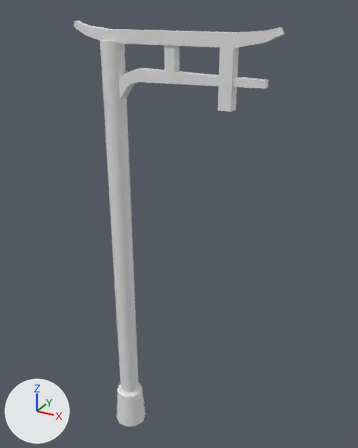
The OBJ model game/assets/streetlamp.obj as it was, and as the next commit left it.
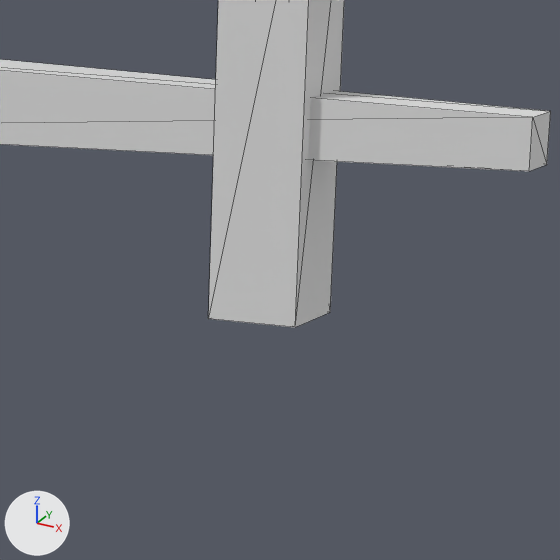
Each version appears first whole from a 50 mm lens placed at (0.985, -1.88, 1.252), pointed at (-0.098, 0.089, 0.267), and next in a close-up on the part from 52% to 75% of the width and 14% to 33% of the height. Every picture has the same lights, and +X, +Y and +Z are marked at lower left. The close-ups show mesh edges as thin lines. Where no turn or scale is listed for an object, it has been applied to the vertices.

The first close-up shows 'Japanese_Streetlamp_Cylinder.001'.
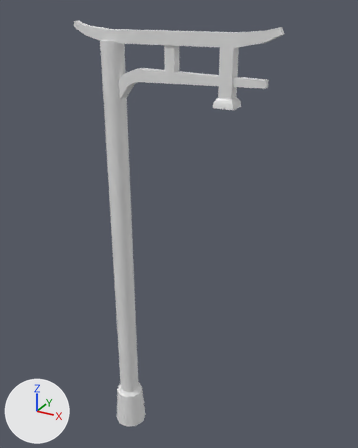
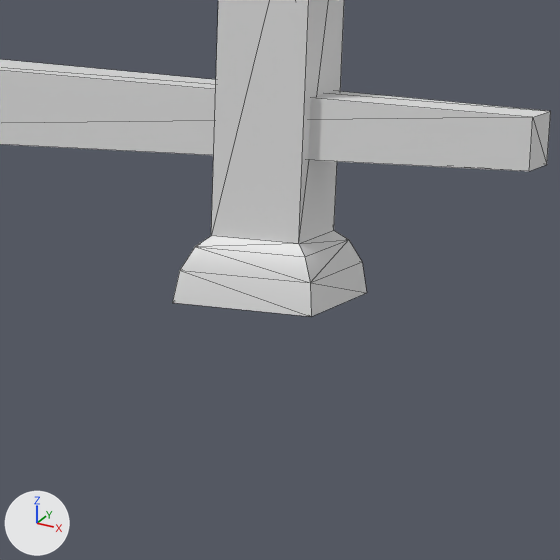
Commit message: streetlamp asset tweaks

Where the change shows, as pixel boxes [x1, y1, x2, y2] in the close-ups (560 x 560 px):
'Japanese_Streetlamp_Cylinder.001', reshaped: before [0, 0, 551, 327]; after [0, 0, 551, 317]
part 1 of me_japanese_streetlamp_cylinder_001, built on: before [208, 0, 344, 327]; after [172, 0, 367, 317]

The change, as a diff of the scene's bpy script:
```diff
--- a/game/assets/streetlamp.obj.py
+++ b/game/assets/streetlamp.obj.py
@@ me_japanese_streetlamp_cylinder_001 @@
 # used by ob_japanese_streetlamp_cylinder_001; location = (0.0, 0.0, 0.0)
-me_japanese_streetlamp_cylinder_001.from_pydata(...)  # 96 vertices, 172 faces; spans x -0.58..0.39, y -0.09..0.08, z -1.03..1.19
+me_japanese_streetlamp_cylinder_001.from_pydata(...)  # 108 vertices, 196 faces; spans x -0.58..0.39, y -0.09..0.08, z -1.03..1.19
+# me_japanese_streetlamp_cylinder_001 part 1
+# 1 vertex is removed from x 0.2, y -0.03, z 0.87
+# 5 faces are deleted
+# 3 vertices in x 0.15..0.2, y -0.03..0.02, z 0.87 move by (0.0, 0.0, 0.04)
+# 13 vertices are added at x 0.13..0.22, y -0.05..0.04, z 0.88..0.91
+# 29 new faces join them
```
